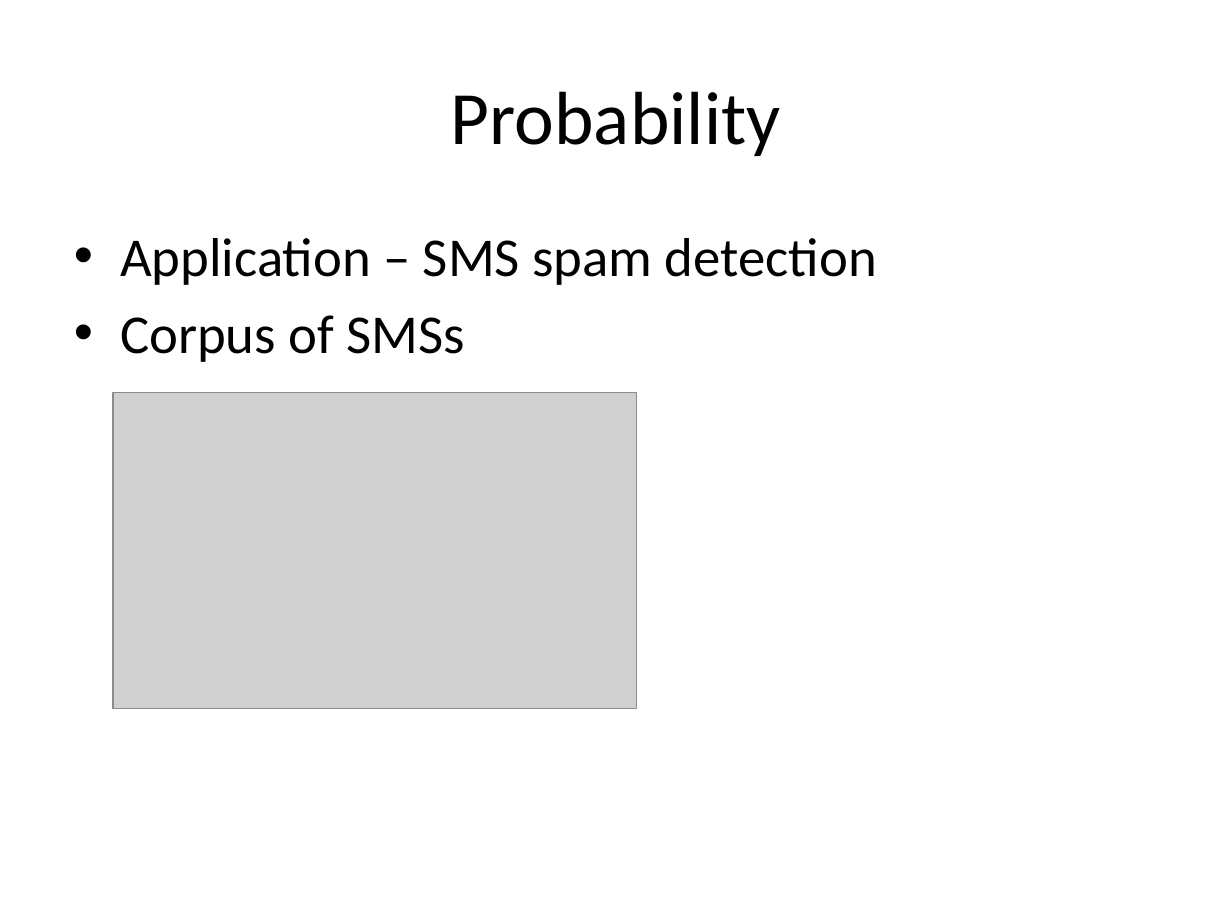
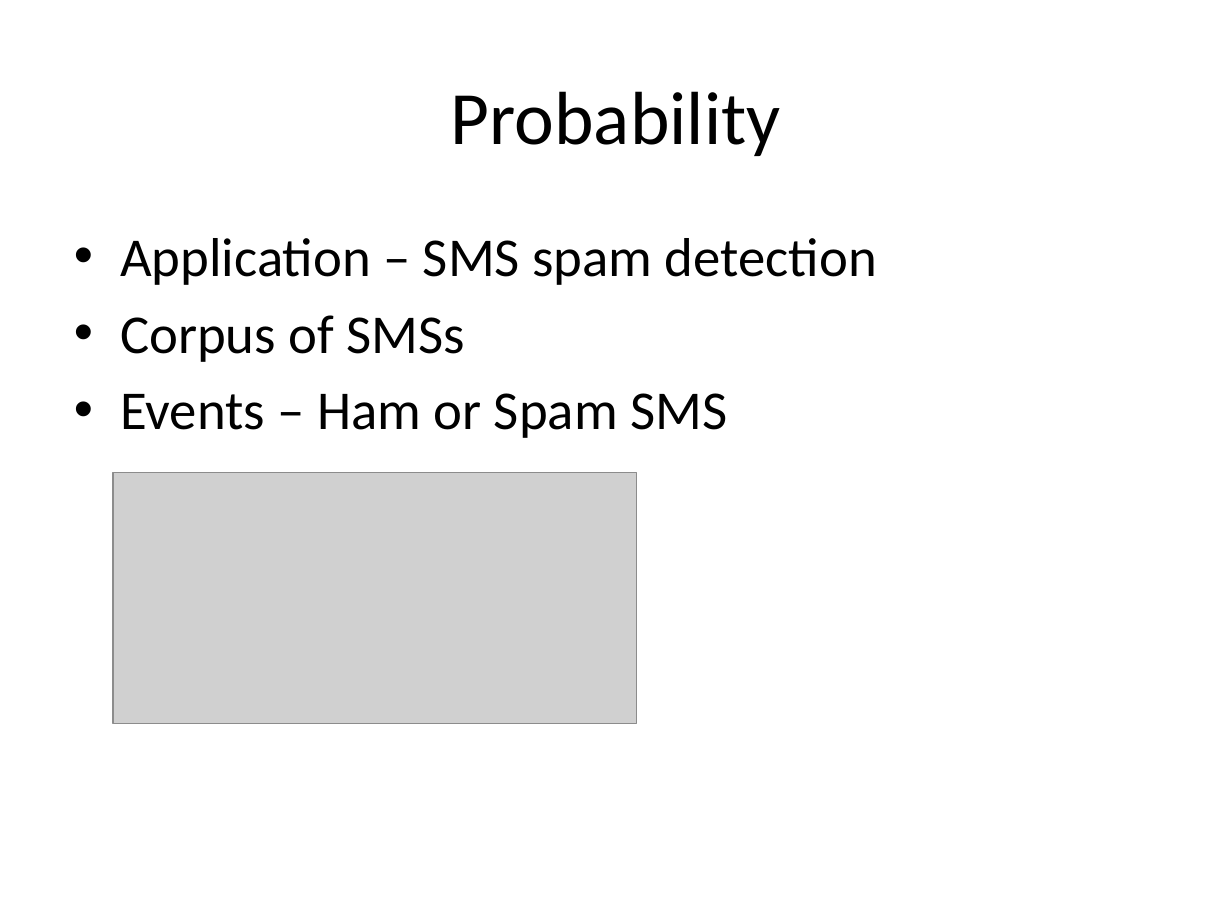
Before and after one commit to look4pritam/ArtificialIntelligence, a slide deck: slide 4 of MachineLearning/NaiveBayes/NaiveBayes.pptx. Drawn at 1232x924 pixels with LibreOffice and Linux fonts; fonts in the diff are those of the drawing; grey boxes stand for pictures. Boxes give left, top, right and bottom in pixels: in the first picture for what was removed or moved away, otherwise in the second. Text is boxed around its words. In the diff, an @@ line names an element or a change of style, - is before the commit and + after.

```diff
--- a/MachineLearning/NaiveBayes/NaiveBayes.pptx
+++ b/MachineLearning/NaiveBayes/NaiveBayes.pptx
@@ text at [120, 393, 727, 438]: paragraph added @@
+• Events – Ham or Spam SMS
@@ picture: place and size @@
-picture at [113, 393, 637, 708]
+picture at [113, 472, 637, 723]
```
Also in this commit, not shown: 1 other slide changed.
